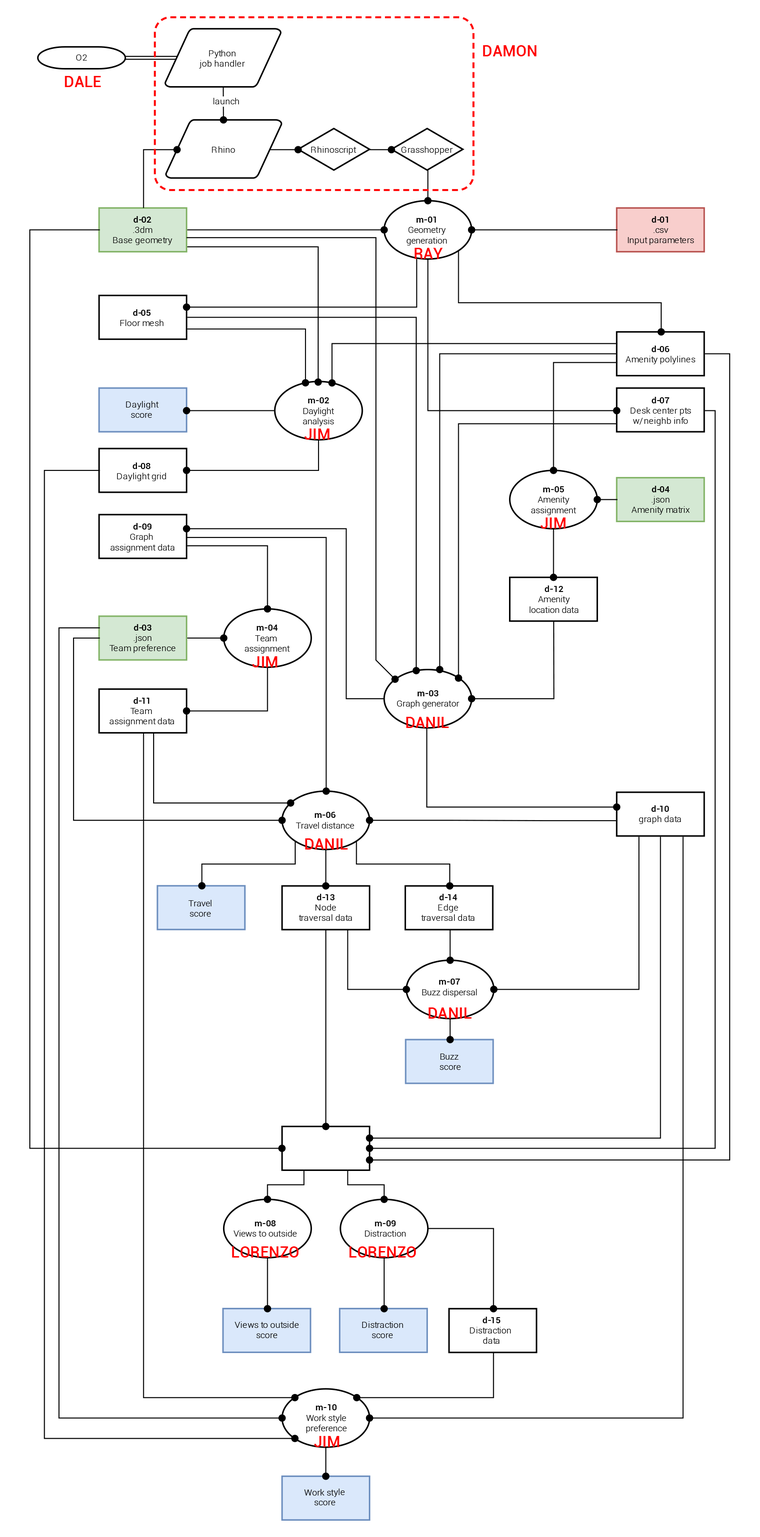
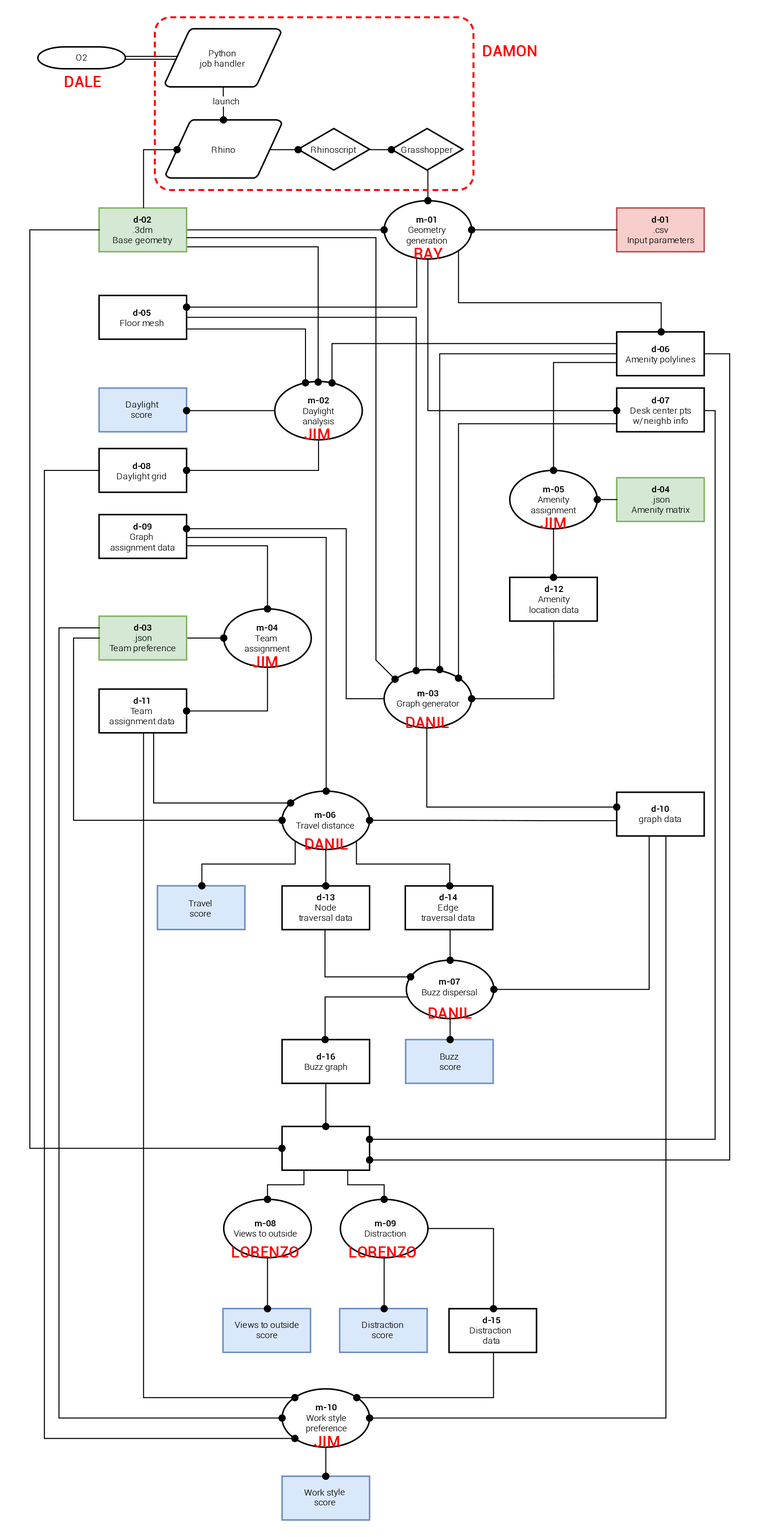
Layered file, before and after one edit (w=760, h=1537). Changes by layer:
painted on "flow chart" over (x1=233, y1=836, x2=716, y2=1423)
